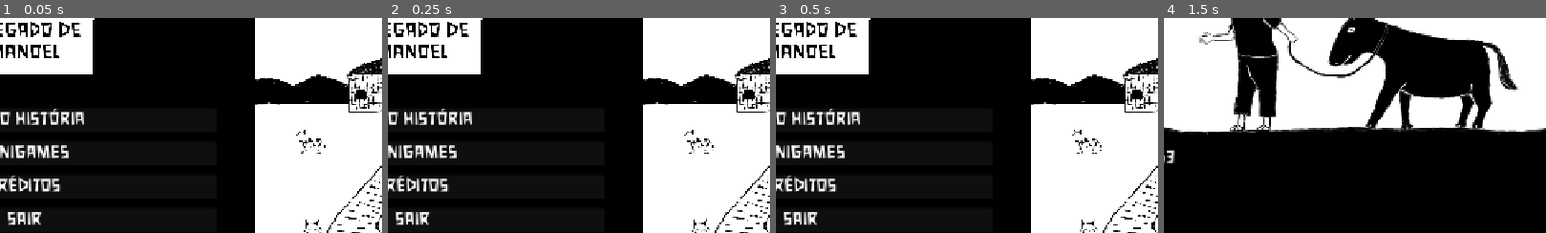
Above: before the commit, frames 1-4 (left to right).
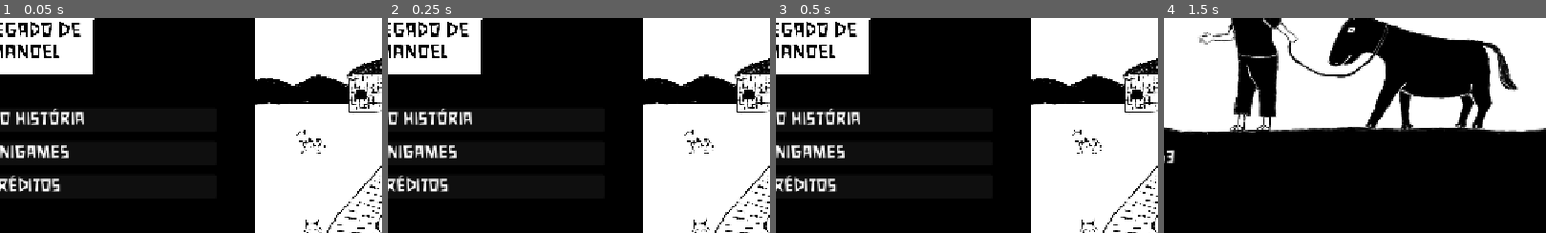
Above: after the commit, the same moments.

Repository: LaercioSR/the-legacy-of-manoel
Game: Godot game, scene res://scenes/ui/menus/main.tscn
Same seed, same stepped clock (60 frames per second), same inputs: the game is played once before the commit and once after it.
Inputs (mouse positions are % of the whole screen's width and height, from its top left):
- Up to frame 1 (0.05 s): no input
- Up to frame 2 (0.25 s): no input
- Up to frame 3 (0.5 s): no input
- Up to frame 4 (1.5 s): click "MODO HISTÓRIA" at 0.5 s; tap Enter (ui_accept) at 1.25 s; move the mouse to (72, 45) at 1.27 s; hold Right (ui_right) from 1.28 s (still down); click (72, 45) at 1.42 s
The pictures show only the part of the screen within x 27-77%, y 39-89%; the shares and areas given below are measured in that part.

The runs differ from the first frame. In frame 1, 0.4% of the frame differs, in the area x 2-12%, y 90-97%; in frame 2, 0.4%; in frame 3, 0.4%; in frame 4, nothing differs.

Commit message:
fix: error with repeat minigames

Diff:
--- a/scenes/ui/menus/main.tscn
+++ b/scenes/ui/menus/main.tscn
@@ -156,6 +156,7 @@
 script = SubResource("GDScript_fvwao")
 
 [node name="btnExit" parent="HBoxContainer/LeftSide/MarginContainer/VBoxContainer2/VBoxContainer" instance=ExtResource("2_l47go")]
+visible = false
 layout_mode = 2
 text = "SAIR"
 script = SubResource("GDScript_fvwao")
--- a/scripts/game/minigame_bucket.gd
+++ b/scripts/game/minigame_bucket.gd
@@ -20,6 +20,7 @@
 
 var game_running = false
 var current_bias_direction = 1
+var initialize_minigame = {}
 
 func _ready():
 	balancingObject.angular_damp = 1.2
@@ -31,6 +32,10 @@
 	show_tutorial()
 
 func initialize(mode: GameMode, custom_time: int = 15):
+	initialize_minigame = {
+		"game_mode": mode,
+		"custom_time": custom_time
+	}
 	game_mode = mode
 	time = custom_time
 
@@ -79,15 +84,10 @@
 	timer.stop()
 	biasChangeTimer.stop()
 
-	for child in get_children():
-		if child.name == "GameOverBucket":
-			child.queue_free()
-
 	var gameOver = preload("res://scenes/ui/game_over/game_over_bucket.tscn").instantiate()
-	gameOver.name = "GameOverBucket"
-	add_child(gameOver)
-	gameOver.connect("play_again_pressed", _on_restart_button_pressed)
-	gameOver.connect("continue_pressed", end_game)
+	gameOver.initialize_minigame = initialize_minigame
+	get_parent().add_child(gameOver)
+	queue_free()
 
 func end_game():
 	match game_mode:
--- a/scripts/game/minigame_cow.gd
+++ b/scripts/game/minigame_cow.gd
@@ -17,6 +17,7 @@
 var spawn_timer = 0.0
 var screen_size
 var game_running = false
+var initialized_values = {}
 
 func _ready():
 	screen_size = get_viewport_rect().size
@@ -34,6 +35,11 @@
 	cleanup_cows()
 
 func initialize(mode: GameMode, custom_time: int = 15, custom_spawn_rate: float = 1.0):
+	initialized_values = {
+		"mode": mode,
+		"custom_time": custom_time,
+		"custom_spawn_rate": custom_spawn_rate
+	}
 	game_mode = mode
 	time = custom_time
 	spawn_rate = custom_spawn_rate
@@ -48,6 +54,19 @@
 	game_running = true
 	timerLabel.text = str(time) + "s"
 	timer.start()
+
+func restart_game():
+	for cow in get_children():
+		if cow.is_in_group("cows") or cow.name == "GameOverCow":
+			cow.queue_free()
+
+	game_running = true
+	timer.start()
+	spawn_timer = 0.0
+	time = initialized_values["custom_time"]
+	spawn_rate = initialized_values["custom_spawn_rate"]
+	game_mode = initialized_values["mode"]
+	timerLabel.text = str(time) + "s"
 
 func cleanup_cows():
 	for cow in get_children():
@@ -118,4 +137,4 @@
 		end_game()
 
 func _on_restart_button_pressed():
-	get_tree().reload_current_scene()
+	restart_game()
--- a/scripts/ui/game_over_bucket.gd
+++ b/scripts/ui/game_over_bucket.gd
@@ -1,13 +1,24 @@
 extends CanvasLayer
 
-signal play_again_pressed
-signal continue_pressed
+@export var initialize_minigame = {}
 
 func _on_continue_game_pressed() -> void:
-	emit_signal("continue_pressed")
+	end_game()
+
+func _on_play_again_pressed() -> void:
+	var minigame_scene = load("res://scenes/levels/minigame_bucket.tscn")
+	if minigame_scene and minigame_scene.can_instantiate():
+		var minigame = minigame_scene.instantiate()
+		minigame.initialize(initialize_minigame["game_mode"], initialize_minigame["custom_time"])
+		get_parent().add_child(minigame)
 	queue_free()
 
 
-func _on_play_again_pressed() -> void:
-	emit_signal("play_again_pressed")
-	queue_free()
+func end_game():
+	match initialize_minigame["game_mode"]:
+		0:
+			get_tree().change_scene_to_file("res://scenes/ui/menus/main.tscn")
+			queue_free()
+		1:
+			get_tree().change_scene_to_file("res://scenes/levels/scene_4.tscn")
+			queue_free()
Not shown, added: scenes/levels/scene_3.tscn20048860763.tmp
